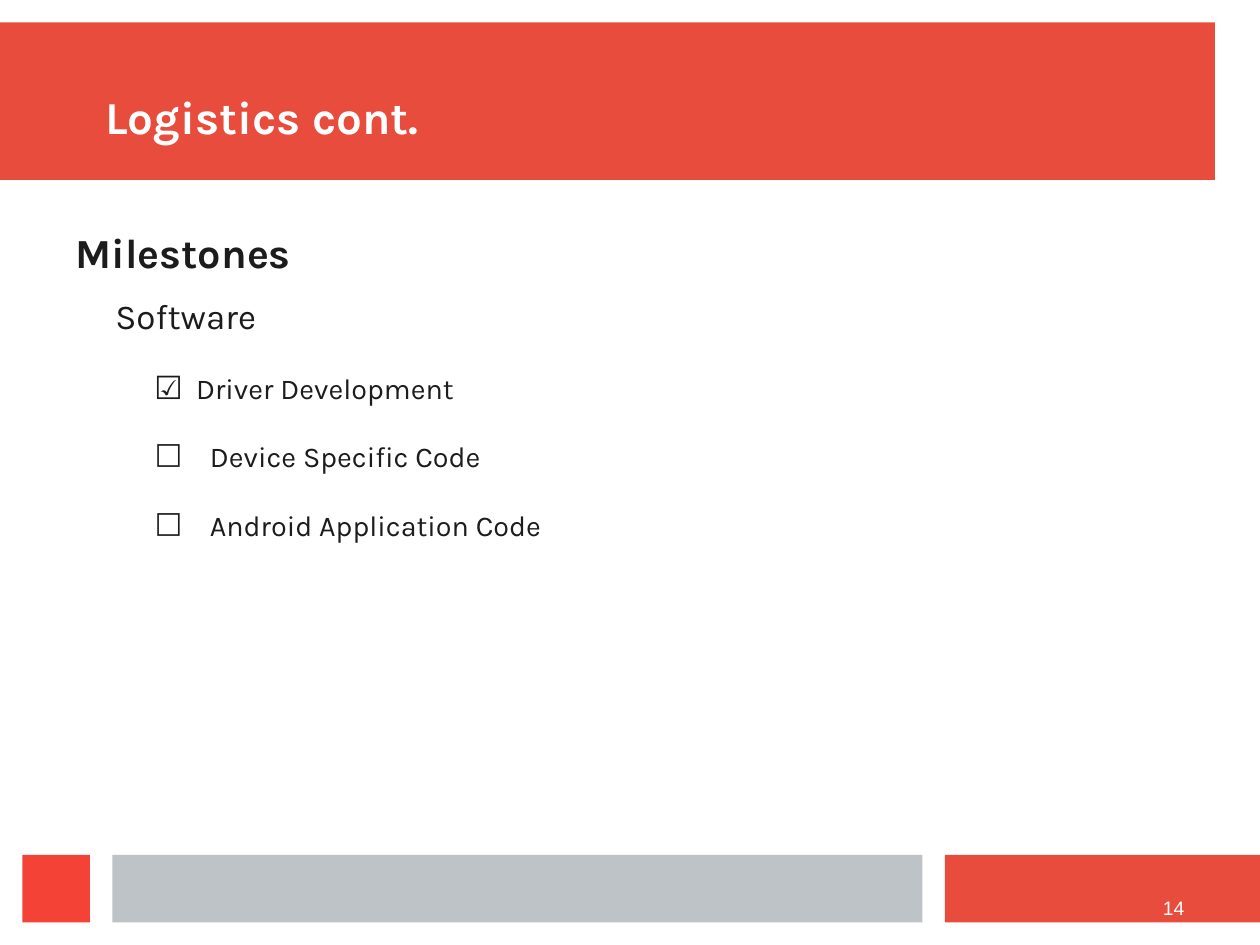
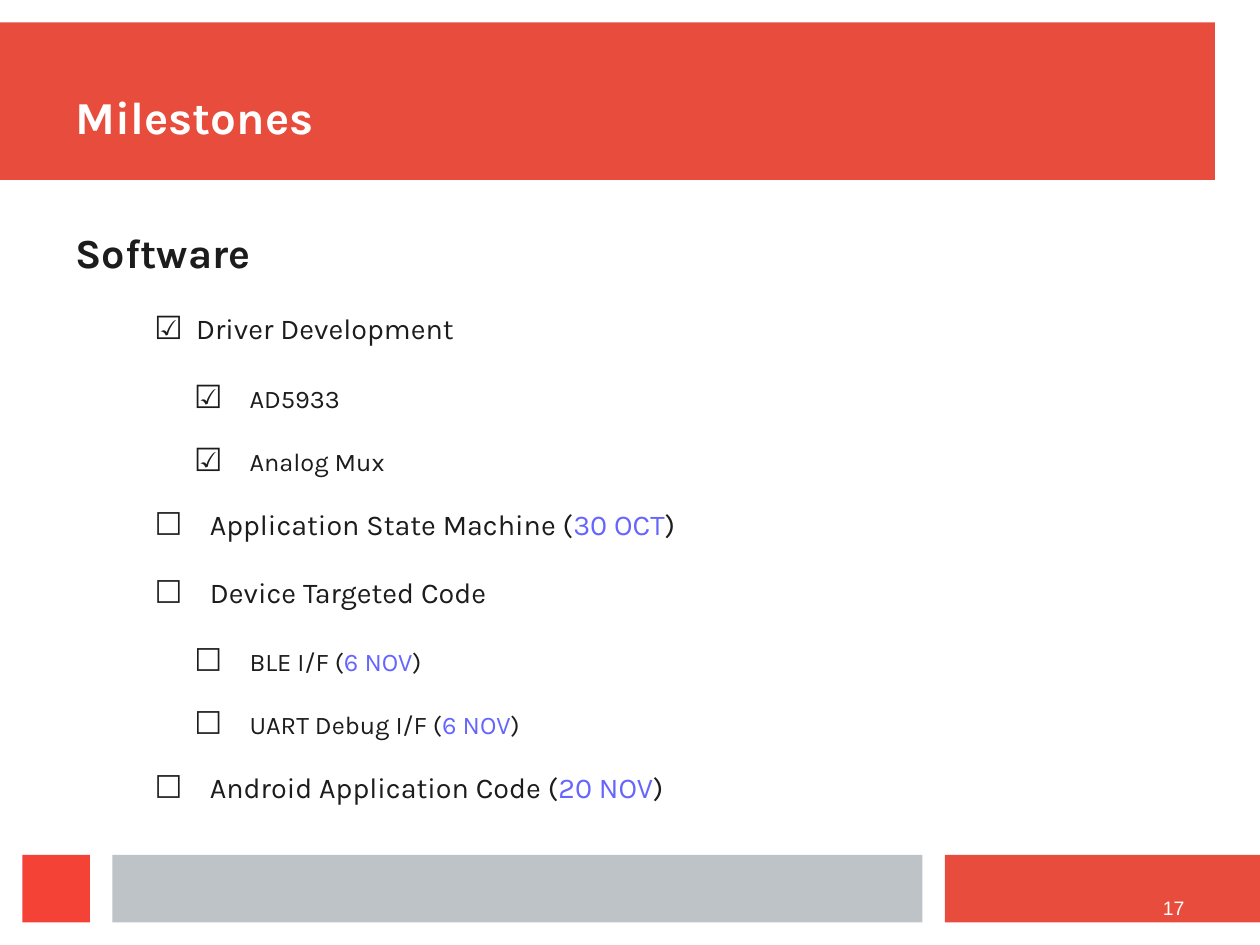
Before and after one commit to ashtonchase/portable_impedance_tomography, a slide deck: slide 17 of documentation/mid_term.odp (slide 14 before the commit). Drawn at 1260x945 pixels with LibreOffice and Linux fonts; fonts in the diff are those of the drawing. Boxes give left, top, right and bottom in pixels: in the first picture for what was removed or moved away, otherwise in the second. Text is boxed around its words. In the diff, an @@ line names an element or a change of style, - is before the commit and + after.

```diff
--- a/documentation/mid_term.odp
+++ b/documentation/mid_term.odp
@@ title at <box>76,101,314,135</box>: text changed @@
-Logistics cont.
+Milestones
@@ text at <box>76,238,291,269</box>: paragraph removed @@
-Milestones
@@ text at <box>76,239,251,269</box>: size 20 to 23.6 pt, bold on in "Software"; list level 2 to 1 in "Software" @@
@@ text at <box>210,392,675,805</box>: text changed @@
-    ☐ Device Specific Code
-    ☐ Android Application Code
+      ☑ AD5933
+      ☑ Analog Mux
+    ☐ Application State Machine (30 OCT)
+    ☐ Device Targeted Code
+      ☐ BLE I/F (6 NOV)
+      ☐ UART Debug I/F (6 NOV)
+    ☐ Android Application Code (20 NOV)
@@ page number at <box>1163,901,1185,915</box>: text changed @@
-14
+17
```
Also in this commit, not shown: 3 other slides changed, 7 slides added, 1 slide removed, 11 other files.
